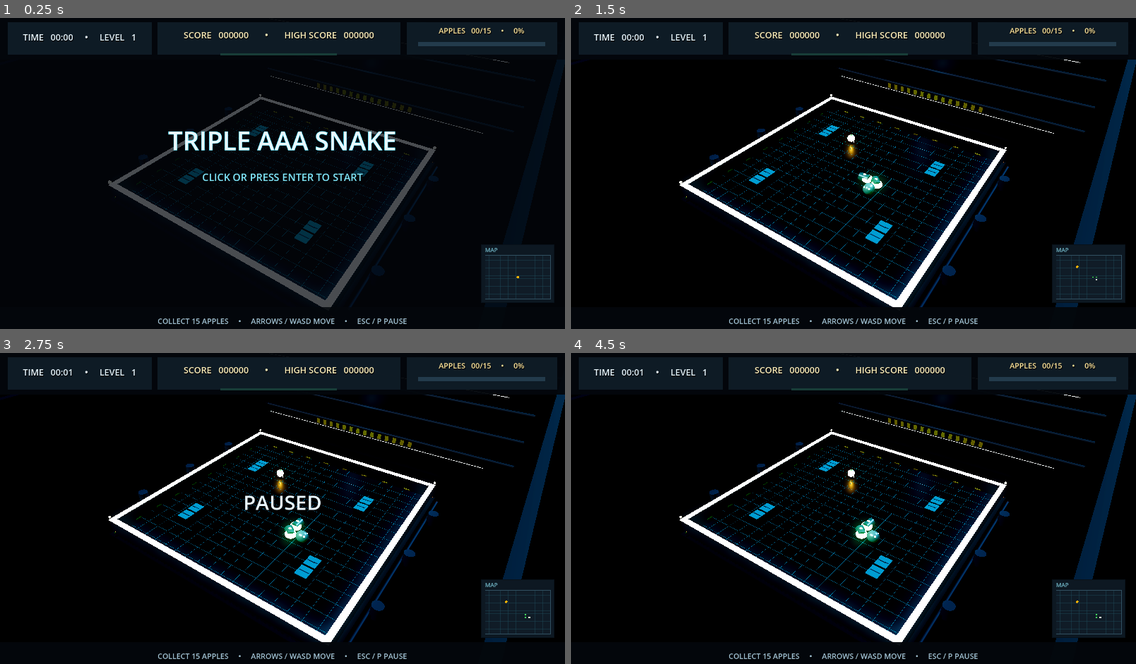
Above: before the commit, frames 1-4 (two rows, left to right).
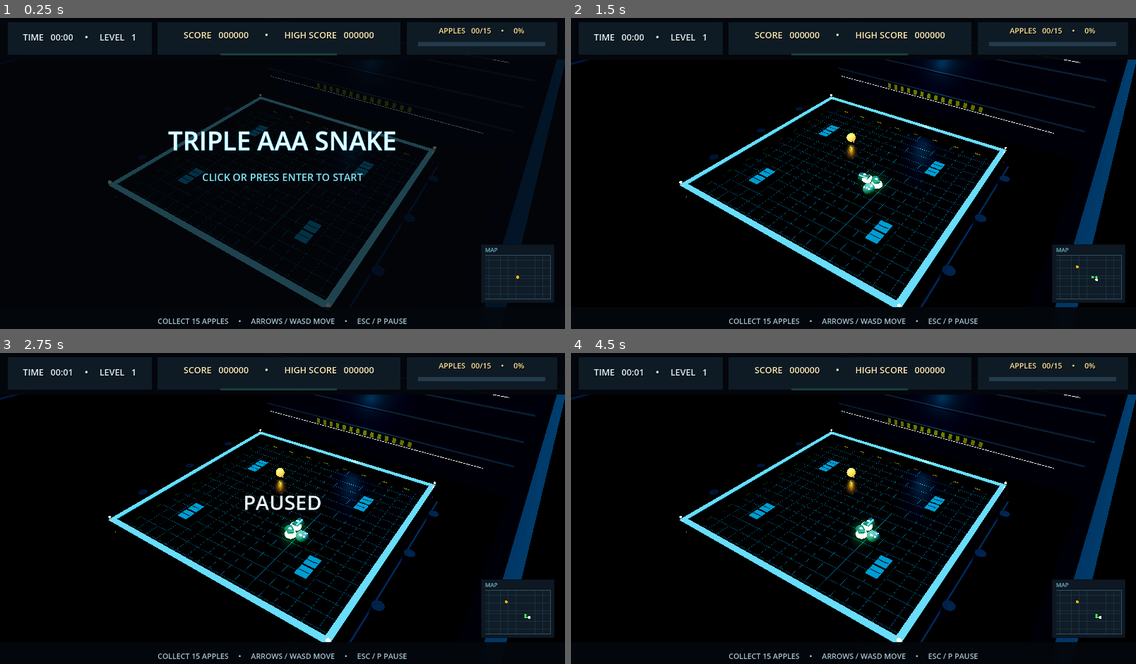
Above: after the commit, the same moments.

Repository: ADD-Attack/Cadre
Game: Godot game, scene res://main.tscn
The game is run twice, just before and just after one commit, with the same random seed, the same clock (stepped at 60 frames per second) and the same inputs.
Inputs (mouse positions are in pixels of both pictures, inside the frame that each line leads up to):
- Up to frame 1 (0.25 s): no input
- Up to frame 2 (1.5 s): tap Enter at 0.5, 0.6 s; move the mouse to (977, 161) at 0.52 s; hold Right 0.53-1.28 s; click (977, 161) at 0.67 s; move the mouse to (740, 192) at 1.27 s; hold Down from 1.28 s (still down); tap Keypad Enter at 1.35 s
- Up to frame 3 (2.75 s): move the mouse to (339, 443) at 2.02 s; release Down at 2.03 s; hold Right from 2.03 s (still down); tap P at 2.1 s
- Up to frame 4 (4.5 s): tap Space at 2.75, 4.25 s; move the mouse to (825, 573) at 2.77 s; release Right at 2.78 s; hold Up 2.78-3.53 s; tap Enter at 2.85, 3.5 s; click (825, 573) at 2.92 s; move the mouse to (1023, 558) at 3.52 s; hold Left from 3.53 s (still down); tap Keypad Enter at 3.6 s; move the mouse to (684, 464) at 4.27 s; tap P at 4.35 s

The runs differ from the first frame. In frame 1, 2.2% of the frame differs, in the area x 19-92%, y 25-93%; in frame 2, 6.3%, in the area x 0-100%, y 13-93%; in frame 3, 6.3%; in frame 4, 6.3%.

Commit message:
Producer polish pass: *** apple, cyan frame, minimap dots, room wash

Diff:
--- a/snake-aaa/main.gd
+++ b/snake-aaa/main.gd
@@ -134,7 +134,7 @@
 	environment.glow_blend_mode = Environment.GLOW_BLEND_MODE_SCREEN
 	environment.glow_intensity = 0.5
 	environment.glow_strength = 1.0
-	environment.glow_hdr_threshold = 0.8
+	environment.glow_hdr_threshold = 0.9
 	world.environment = environment
 	add_child(world)
 
@@ -193,11 +193,11 @@
 		var wall := BoxMesh.new()
 		wall.size = Vector3(span + 0.48, 1.25, 0.42)
 		_add_mesh(arena_root, wall, Vector3(0, 0.5, edge * (span * 0.5 + 0.03)), _material(Color("#0d1620"), 0.7, 0.45))
-		_add_mesh(arena_root, _box(Vector3(span + 0.52, 0.055, 0.48)), Vector3(0, 1.15, edge * (span * 0.5 + 0.03)), _glow_material(Color("#19B8D6"), 1.8))
+		_add_mesh(arena_root, _box(Vector3(span + 0.52, 0.055, 0.48)), Vector3(0, 1.15, edge * (span * 0.5 + 0.03)), _glow_material(Color("#0E7C99"), 0.95))
 		var side_wall := BoxMesh.new()
 		side_wall.size = Vector3(0.42, 1.25, span + 0.48)
 		_add_mesh(arena_root, side_wall, Vector3(edge * (span * 0.5 + 0.03), 0.5, 0), _material(Color("#0d1620"), 0.7, 0.45))
-		_add_mesh(arena_root, _box(Vector3(0.48, 0.055, span + 0.52)), Vector3(edge * (span * 0.5 + 0.03), 1.15, 0), _glow_material(Color("#19B8D6"), 1.8))
+		_add_mesh(arena_root, _box(Vector3(0.48, 0.055, span + 0.52)), Vector3(edge * (span * 0.5 + 0.03), 1.15, 0), _glow_material(Color("#0E7C99"), 0.95))
 	# Eight fixed crates leave a generous opening around the spawn lane.
 	obstacles = [Vector2i(-5, -4), Vector2i(-5, -3), Vector2i(5, -4), Vector2i(5, -3), Vector2i(-5, 4), Vector2i(-5, 5), Vector2i(5, 4), Vector2i(5, 5)]
 	for cell in obstacles:
@@ -213,7 +213,7 @@
 
 func _build_industrial_details(span: float) -> void:
 	# A low-contrast industrial shell sits beyond the playable footprint.
-	var room_material := _material(Color("#0B121B"), 0.4, 0.6)
+	var room_material := _material(Color("#16222F"), 0.25, 0.6)
 	var back_wall := _box(Vector3(45.0, 12.0, 0.55))
 	_add_mesh(arena_root, back_wall, Vector3(0, 4.6, -17.0), room_material)
 	for side in [-1.0, 1.0]:
@@ -232,7 +232,7 @@
 	var wall_wash := OmniLight3D.new()
 	wall_wash.position = Vector3(0, 5.2, -15.2)
 	wall_wash.light_color = Color("#2FB9D8")
-	wall_wash.light_energy = 0.35
+	wall_wash.light_energy = 0.9
 	wall_wash.omni_range = 20.0
 	arena_root.add_child(wall_wash)
 	# Alternating hazard-stripe panel on the back wall, kept intentionally dim.
@@ -385,14 +385,19 @@
 			draw_line(bounds.position + Vector2(0, offset), bounds.position + Vector2(bounds.size.x, offset), Color(0.12, 0.29, 0.35, 0.45), 0.6)
 		draw_rect(bounds, Color("#315061"), false, 1.0)
 		var apple_pos := bounds.position + (Vector2(food.x + 8.5, food.y + 8.5)) * cell_size
-		draw_circle(apple_pos, 2.8, Color("#ffb300"))
+		draw_circle(apple_pos, 3.4, Color("#ffb300"))
+		if cells.size() > 1:
+			var line_points := PackedVector2Array()
+			for map_cell in cells:
+				line_points.append(bounds.position + Vector2(map_cell.x + 8.5, map_cell.y + 8.5) * cell_size)
+			draw_polyline(line_points, Color("#2fae4e"), 2.2)
 		for i in range(cells.size() - 1, -1, -1):
 			var cell := cells[i]
 			var pos := bounds.position + Vector2(cell.x + 8.5, cell.y + 8.5) * cell_size
 			if i == 0:
-				draw_circle(pos, 2.0, Color("#F0FFD8"))
+				draw_circle(pos, 3.2, Color("#F0FFD8"))
 			else:
-				draw_circle(pos, 1.5, Color("#46FF5E"))
+				draw_circle(pos, 2.6, Color("#46FF5E"))
 
 
 func _panel(pos: Vector2, size: Vector2) -> ColorRect:
@@ -494,19 +499,19 @@
 	var pedestal_ring_node := _add_mesh(apple_root, pedestal_ring, at + Vector3(0, 0.17, 0), _glow_material(CYAN, 2.2))
 	pedestal_ring_node.rotation.x = PI / 2.0
 	var fruit := SphereMesh.new()
-	fruit.radius = 0.384
-	fruit.height = 0.768
-	apple_fruit = _add_mesh(apple_root, fruit, at + Vector3(0, 0.48, 0), _glow_material(Color("#FFB300"), 2.6))
+	fruit.radius = 0.46
+	fruit.height = 0.92
+	apple_fruit = _add_mesh(apple_root, fruit, at + Vector3(0, 0.56, 0), _glow_material(Color("#E07B00"), 1.2))
 	apple_fruit.name = "AppleFruit"
 	var stem := CylinderMesh.new()
 	stem.top_radius = 0.035
 	stem.bottom_radius = 0.055
 	stem.height = 0.2
-	_add_mesh(apple_root, stem, at + Vector3(0, 0.82, 0), _material(Color("#55d56a"), 0.35, 0.15))
+	_add_mesh(apple_root, stem, at + Vector3(0, 0.95, 0), _material(Color("#55d56a"), 0.35, 0.15))
 	var leaf := SphereMesh.new()
 	leaf.radius = 0.11
 	leaf.height = 0.06
-	_add_mesh(apple_root, leaf, at + Vector3(0.1, 0.87, 0), _material(Color("#71ff88"), 0.3, 0.1))
+	_add_mesh(apple_root, leaf, at + Vector3(0.1, 1.0, 0), _material(Color("#71ff88"), 0.3, 0.1))
 	var glow := OmniLight3D.new()
 	glow.position = at + Vector3(0, 0.62, 0)
 	glow.light_color = Color("#FFB300")
Not shown, changed: snake-aaa/build/web/index.html
Not shown, changed: snake-aaa/build/web/index.pck
